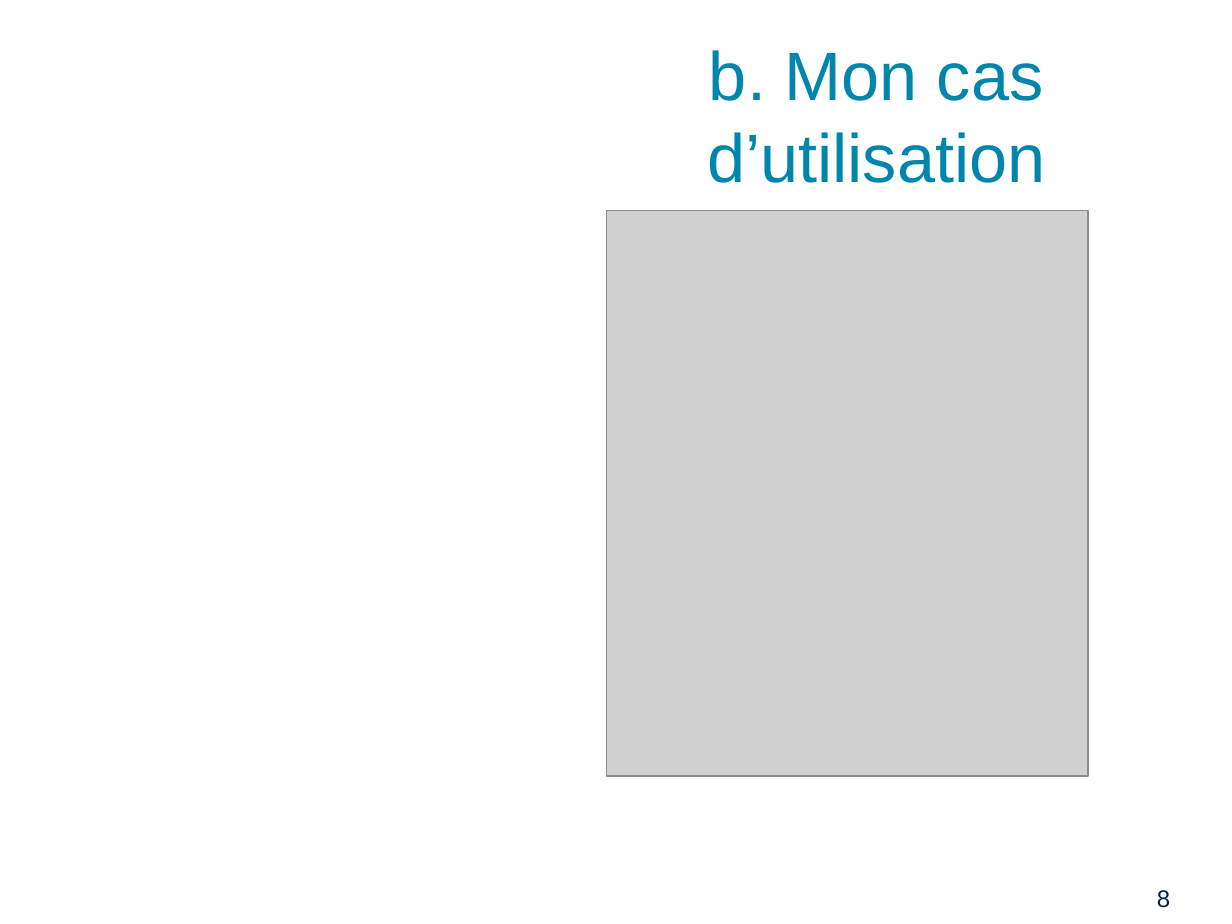
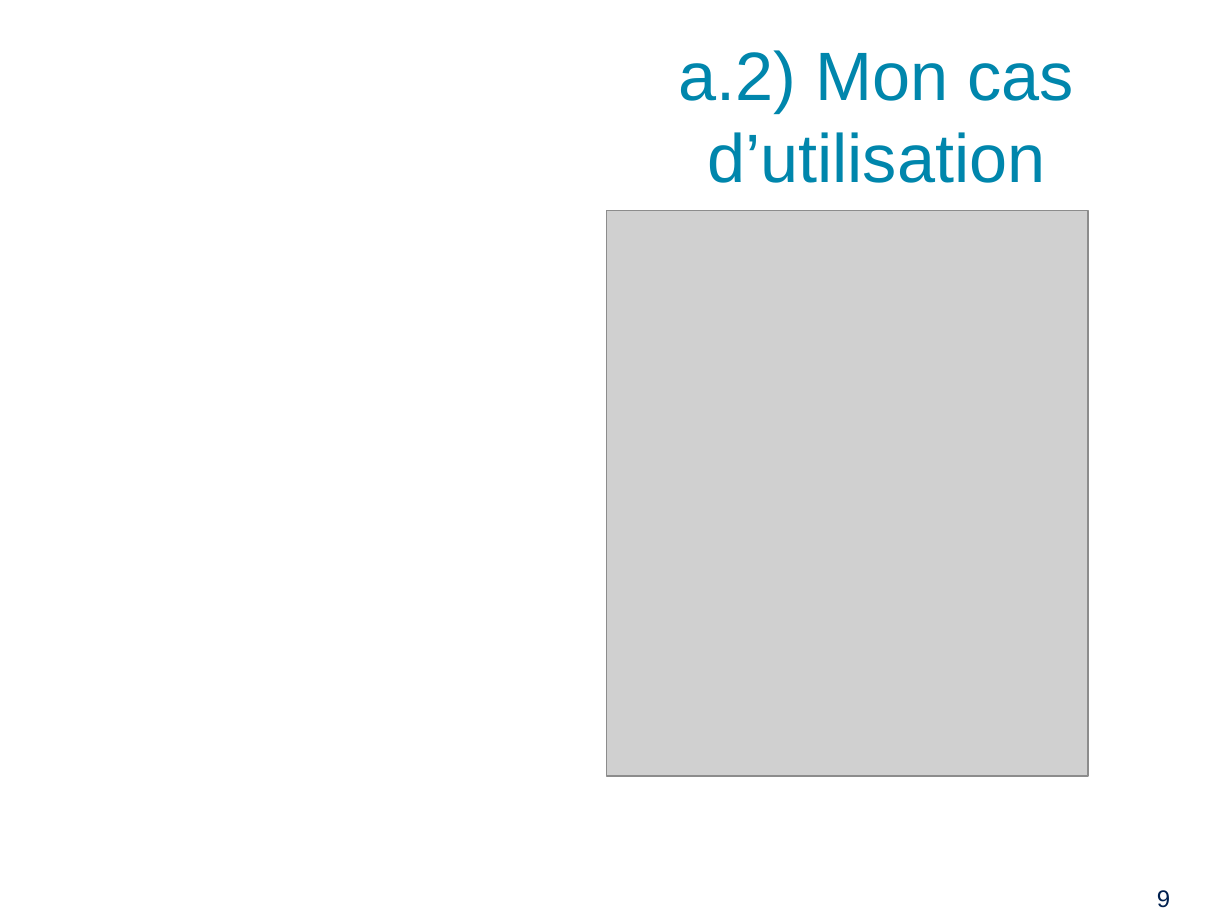
Before and after one commit to PinaudLucas/Projet, a slide deck: slide 9 of Lucas/Revue_1.odp (slide 8 before the commit). Drawn at 1232x924 pixels with LibreOffice and Linux fonts; fonts in the diff are those of the drawing; grey boxes stand for pictures; background and template pictures are left out. Boxes give left, top, right and bottom in pixels: in the first picture for what was removed or moved away, otherwise in the second. Text is boxed around its words. In the diff, an @@ line names an element or a change of style, - is before the commit and + after.

```diff
--- a/Lucas/Revue_1.odp
+++ b/Lucas/Revue_1.odp
@@ title at [679,50,1073,183]: text changed @@
-b. Mon cas d’utilisation
+a.2) Mon cas d’utilisation
@@ page number at [1157,890,1170,908]: text changed @@
-8
+9
```
Also in this commit, not shown: 8 other slides changed, 2 slides added, 1 other file.
